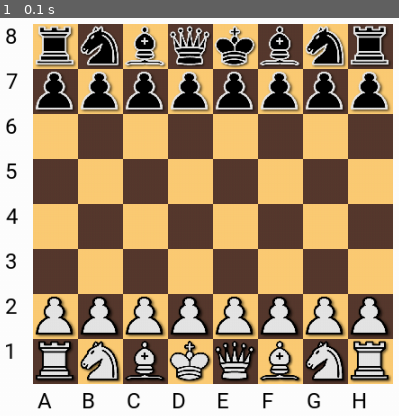
Above: before the commit, frame 1.
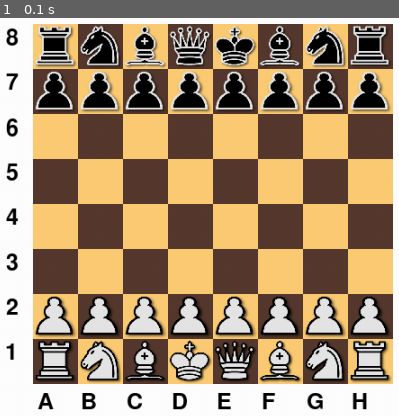
Above: after the commit, the same moment.

Repository: icebox20/wec2020
Game: pygame game, started from game/frontend.py
Two runs of this game, one before a commit and one after it. Both use one fixed random seed, a clock stepped at 60 frames per second and the inputs below.
Inputs:
- Up to frame 1 (0.1 s): no input

The runs differ from the first frame. In frame 1, 1.2% of the frame differs, in the area x 1-92%, y 2-99%.

Commit message:
change font

Diff:
--- a/game/frontend.py
+++ b/game/frontend.py
@@ -4,7 +4,7 @@
 
 pygame.init()
 pygame.font.init()
-font = pygame.freetype.Font("Roboto-Regular.ttf", 24)
+font = pygame.freetype.SysFont("SansitaOne.tff",25)
 screen = pygame.display.set_mode([1000, 1000])
 
 BLACK = (0, 0, 0)
